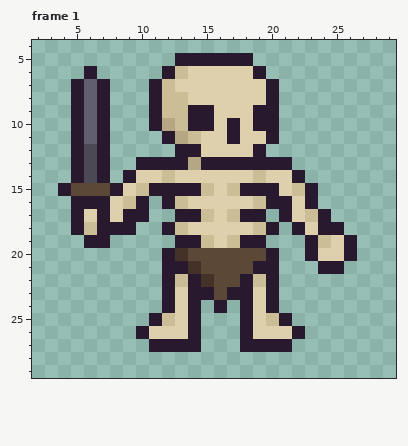
Two versions of one pixel-art file, Pirates/Skeleton/Skeleton.aseprite. The picture above is the old version.
32x32 pixels, 1 frame. Shown: frame 1: x 2..29, y 4..29. The commit also changed other frames, which this record leaves out.
After:
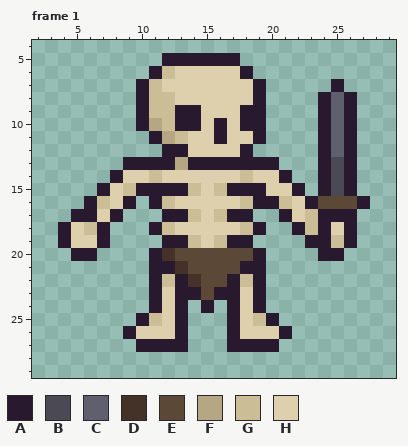
Palette (. is transparent): A #28192f  B #4a4954  C #5f5f6e  D #443228  E #5b4836  F #b6a784  G #cbbd96  H #ded0ac
Changes in this commit:
Changed rows in their new state; - is an unchanged pixel.
Frame 1:
first column x 4:
 5 --------A-----.---------
 6 --.----AGH----A.--------
 7 -...--AGH------A.----A--
 8 -...--AG-H-----A.---ACA-
 9 -...--AG-A-H--A-.---ACA-
10 -...--AFGA-HAHA-.---ACA-
11 -...---AFGH-AH-A.---ACA-
12 -...----A-H---A.----ACA-
13 -...-A---FA------.--ABA-
14 -...AH-GH-----GH-A.-ABA-
15 ...AHGA---GHGA--H-A.ABA-
16 -.-G-A.AGH----GA-G--EEEA
17 --AHA..-A-GHGA-.-----AA-
18 AH--..-AGH----GA.--G-HA-
19 AHH-----A-GHGA-.----AG--
20 -AA----ADE-----A.--.AA.-
21 -------A-DE---A-.---..--
22 -------AGADE-AGA.-------
23 -------AHA-EA-HA.-------
24 -------AHA.A.AHA.-------
25 ------AGHA.--AHGA.------
26 -----AH--A.--AH--A.-----
27 ------A---.--A---.------
Changed places in both pictures, as pixel boxes (x1, y1, x2, y2):
changed: (58, 53, 370, 352)
